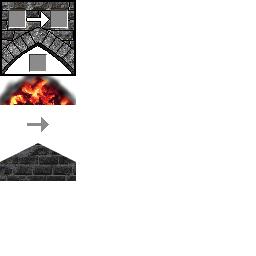
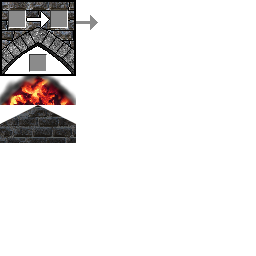
Before/after of a 256×256 layered artwork. What changed in the layer stack:
added layer "arrow_inactive" above "fuel" over [76, 15, 98, 30]
painted on "unlit" over [0, 105, 76, 181]
